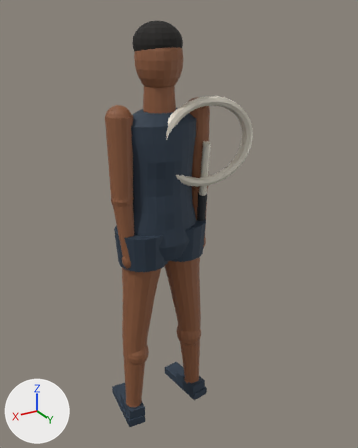
What one commit did to the glTF model games/tennis/bodies/dmitri.glb.
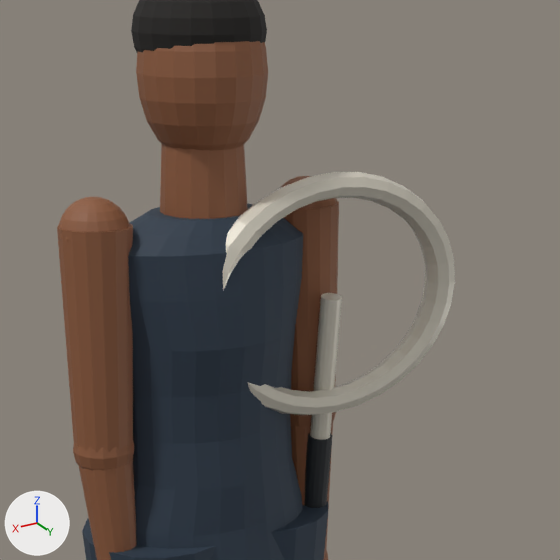
Each version appears first whole from a 50 mm lens placed at (0.987, 1.801, 1.912), pointed at (-0.121, -0.047, 0.988), and next in a close-up on the part from 23% to 82% of the width and 7% to 54% of the height. The axes (+X, +Y, +Z) are drawn at lower left. The lights are the same throughout. The first two pictures are the older version. Vertices at exactly the same position are counted once.

Names of what the first close-up shows: 'dmitri'.
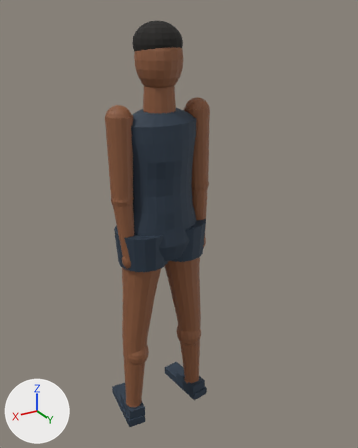
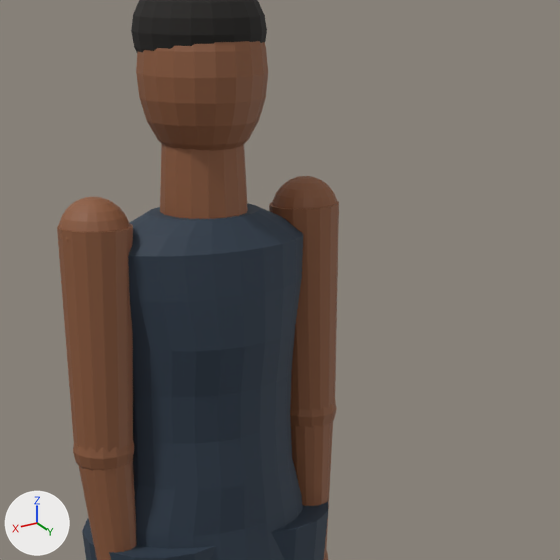
Pixel boxes [x1, y1, x2, y2] of what changed, in the close-ups (560 x 560 px):
'dmitri', reshaped: before [57, 0, 455, 560]; after [57, 0, 339, 560]
part 1 of me_sphere, deleted (pale yellow): before [222, 172, 455, 415]
part 2 of me_sphere, deleted (pale yellow): before [310, 293, 342, 440]
part 3 of me_sphere, deleted (black): before [304, 433, 332, 508]

Edits to the bpy script that builds the scene:
```text
Change me_sphere:
    used by ob_dmitri; location = (0.0, 0.0, 0.0)
    remove me_sphere.from_pydata(...)  # 3548 vertices, 7048 faces; spans x -0.42..0.24, y -0.21..0.13, z 0.0..1.88
    add me_sphere.from_pydata(...)  # 3228 vertices, 6416 faces; spans x -0.24..0.24, y -0.21..0.13, z 0.0..1.88
    me_sphere part 1: the loose piece of 256 vertices spanning x -0.42..0.06, y 0.06..0.11, z 1.21..1.59 is deleted
    me_sphere part 2: the loose piece of 32 vertices spanning x -0.2..-0.16, y 0.05..0.1, z 1.16..1.4 is deleted
    me_sphere part 3: the loose piece of 32 vertices spanning x -0.2..-0.16, y 0.02..0.08, z 0.92..1.16 is deleted
    remove me_sphere.materials.append(mat_grip)  # black #22262a
    remove me_sphere.materials.append(mat_racquet)  # pale yellow #d9d3c4
```
